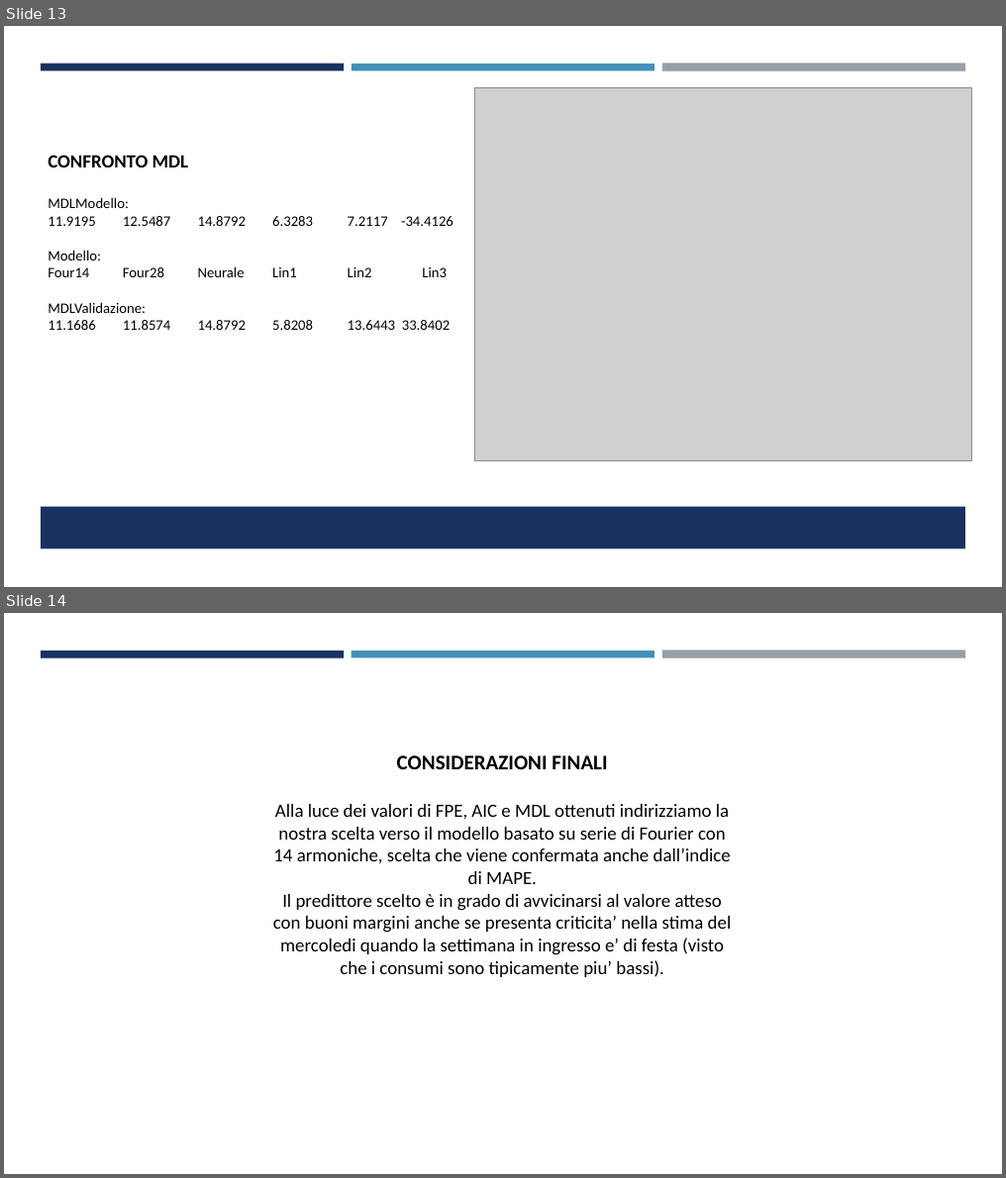
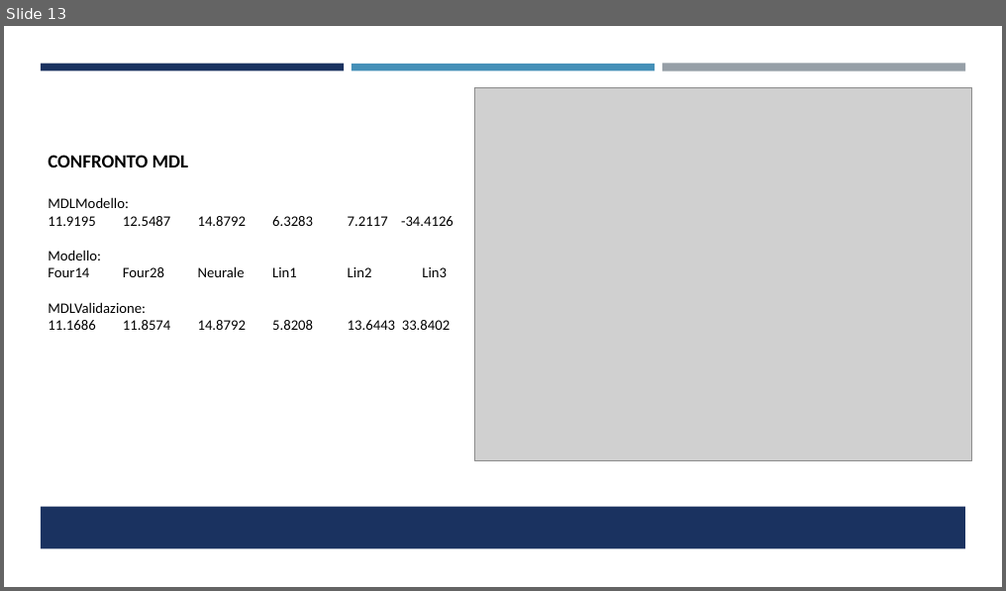
Before and after one commit to FabioPezzini/ShortTerm-Predictor, a slide deck: Presentazione.pptx. Shown one above the other, each under a label of ours: slides 13 and 14 before the commit, slide 13 after it. The pictures are 1006x1178 and 1006x591 pixels, drawn with LibreOffice and Linux fonts; fonts in the diff are those of the drawing; grey boxes stand for pictures. Boxes give left, top, right and bottom in pixels: in the first picture for what was removed or moved away, otherwise in the second. Text is boxed around its words. In the diff, an @@ line names an element or a change of style, - is before the commit and + after.

```diff
--- a/Presentazione.pptx
+++ b/Presentazione.pptx
@@ slide 14 removed at bbox=[4, 613, 1002, 1174], background #FFFFFF @@
@@ rectangle removed at bbox=[41, 651, 344, 658] @@
@@ rectangle removed at bbox=[351, 651, 654, 658] @@
@@ rectangle removed at bbox=[662, 651, 965, 659] @@
@@ text removed at bbox=[273, 756, 732, 977] @@
-CONSIDERAZIONI FINALI
-Alla luce dei valori di FPE, AIC e MDL ottenuti indirizziamo la nostra scelta verso il modello basato su serie di Fourier con 14 armoniche, scelta che viene confermata anche dall’indice di MAPE.
-Il predittore scelto è in grado di avvicinarsi al valore atteso con buoni margini anche se presenta criticita’ nella stima del mercoledi quando la settimana in ingresso e’ di festa (visto che i consumi sono tipicamente piu’ bassi).
```
